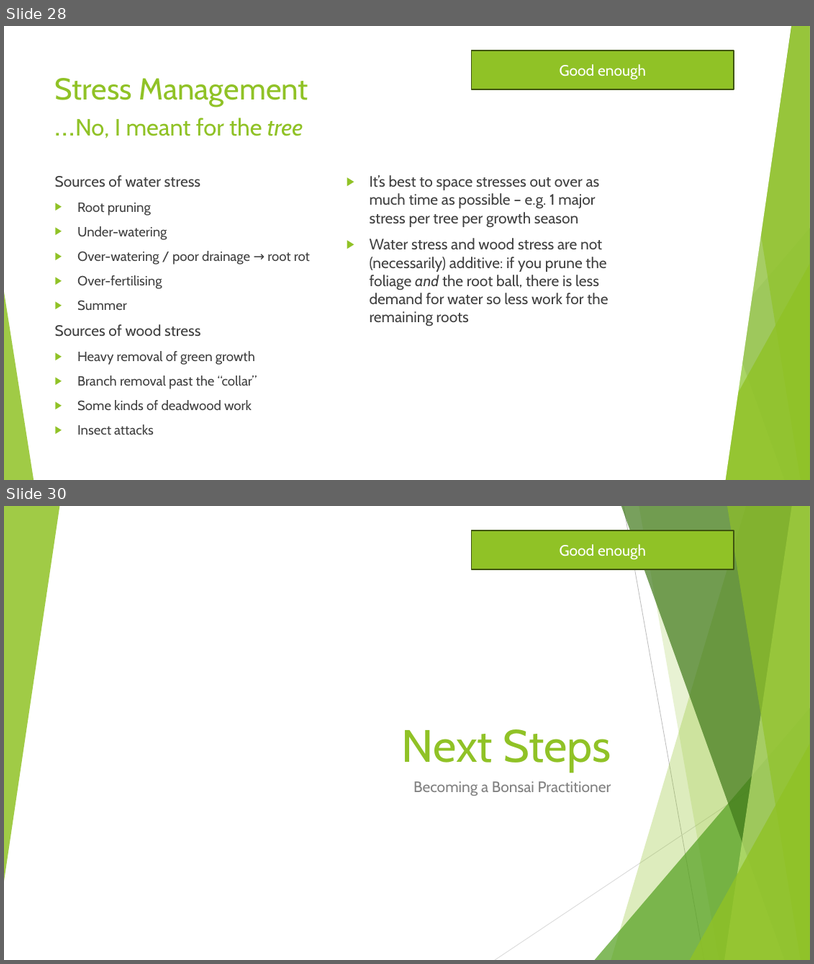
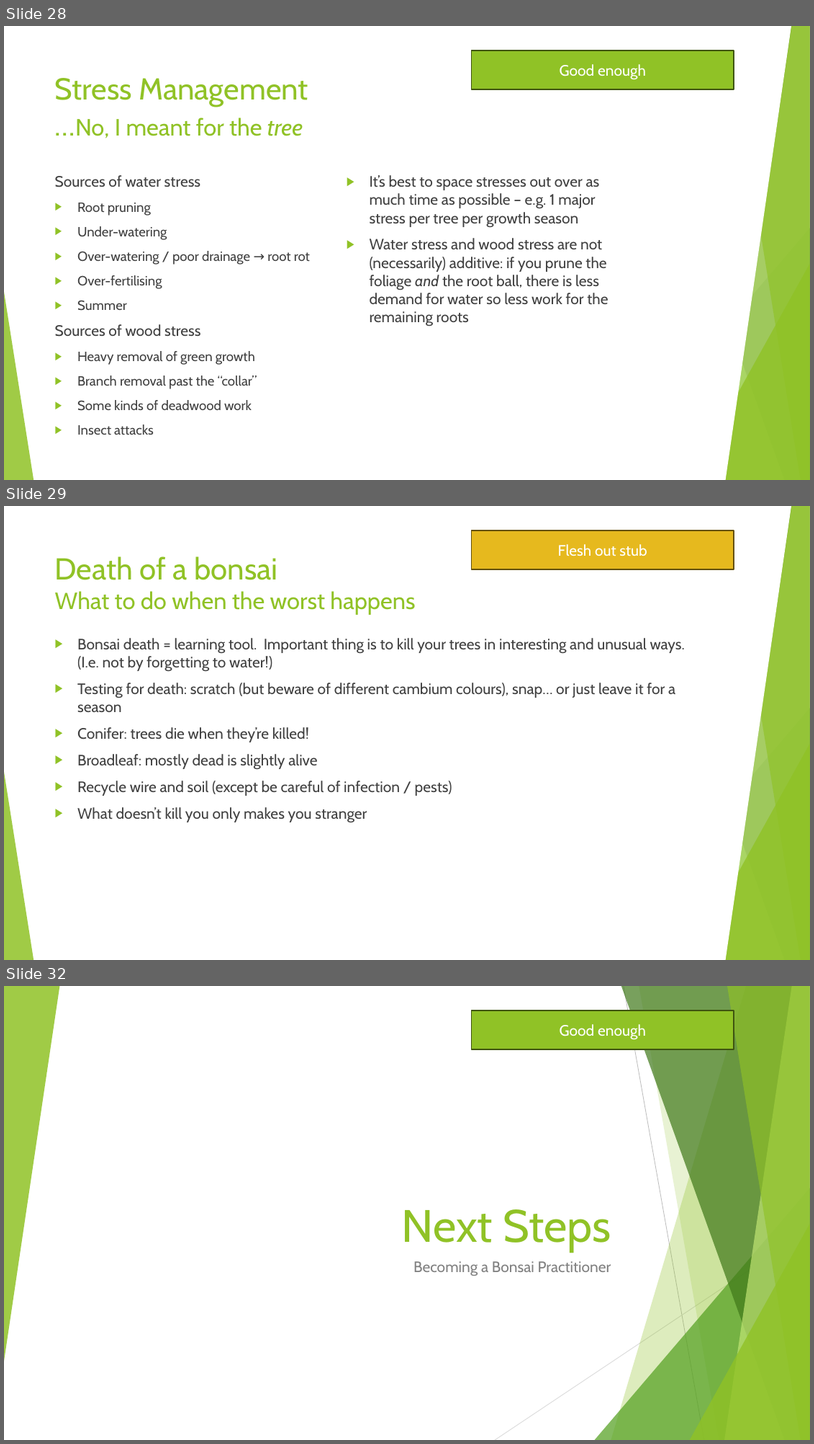
Before and after one commit to AlexLabram/Bonsai, a slide deck: Courseware/Bonsai On A Budget (running).pptx. Shown one above the other, each under a label of ours: slides 28 and 30 before the commit, slides 28, 29 and 32 after it; the slides between them are not shown. The pictures are 814x964 and 814x1444 pixels, drawn with LibreOffice and Linux fonts; fonts in the diff are those of the drawing. Boxes give left, top, right and bottom in pixels: in the first picture for what was removed or moved away, otherwise in the second. Text is boxed around its words. In the diff, an @@ line names an element or a change of style, - is before the commit and + after.

Commit message:
Added stub slides for death and display

```diff
--- a/Courseware/Bonsai On A Budget (running).pptx
+++ b/Courseware/Bonsai On A Budget (running).pptx
@@ slide 29 added at bbox=[4, 506, 810, 960], background #FFFFFF; not listed: 10 template elements that a slide beside it also shows @@
@@ parallelogram added at bbox=[456, 506, 791, 960], fill #FFFFFF, outline #FFFFFF 1.5 pt @@
@@ rectangle added at bbox=[471, 530, 734, 569], fill #E6B91E, outline #65510D 1.5 pt, 18 pt, text #FFFFFF @@
+Flesh out stub
@@ title added at bbox=[55, 556, 415, 615], 28 pt, text #90C226 @@
+Death of a bonsai
+What to do when the worst happens
@@ text added at bbox=[77, 638, 685, 822], 18 pt, text #404040 @@
+▶ Bonsai death = learning tool. Important thing is to kill your trees in interesting and unusual ways. (I.e. not by forgetting to water!)
+▶ Testing for death: scratch (but beware of different cambium colours), snap… or just leave it for a season
+▶ Conifer: trees die when they’re killed!
+▶ Broadleaf: mostly dead is slightly alive
+▶ Recycle wire and soil (except be careful of infection / pests)
+▶ What doesn’t kill you only makes you stranger
@@ what was slide 30 is now slide 32 @@
```
Also in this commit, not shown: 1 slide changed, 1 other slide added.
